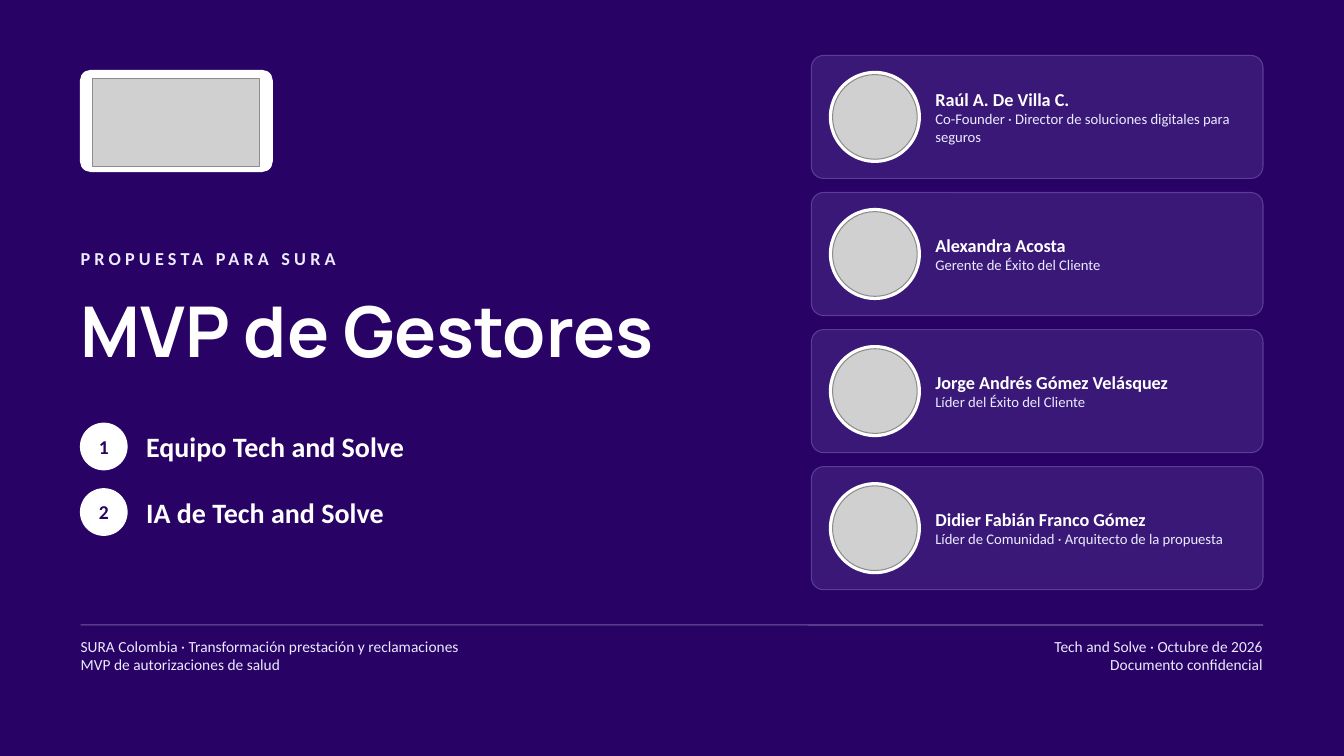
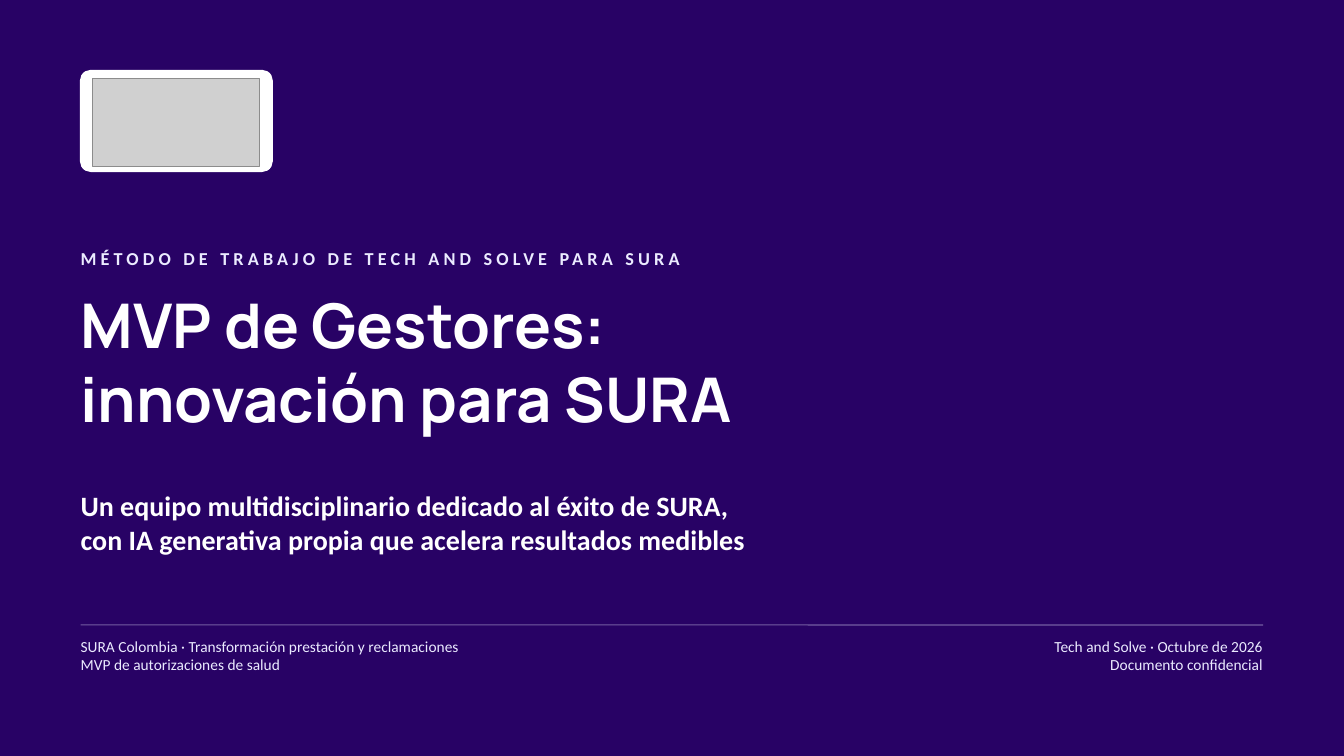
Before and after one commit to didierfrancogomez/propuestas, a slide deck: slide 1 of SURA/gestores-sura/metodologia-trabajo/Tech and Solve - Dinámica de trabajo del equipo.pptx. Drawn at 1344x756 pixels with LibreOffice and Linux fonts; fonts in the diff are those of the drawing; grey boxes stand for pictures. Boxes give left, top, right and bottom in pixels: in the first picture for what was removed or moved away, otherwise in the second. Text is boxed around its words. In the diff, an @@ line names an element or a change of style, - is before the commit and + after.

Commit message:
propuesta actualizada

```diff
--- a/SURA/gestores-sura/metodologia-trabajo/Tech and Solve - Dinámica de trabajo del equipo.pptx
+++ b/SURA/gestores-sura/metodologia-trabajo/Tech and Solve - Dinámica de trabajo del equipo.pptx
@@ rounded rectangle removed at <box>812,55,1263,178</box> @@
@@ ellipse removed at <box>830,72,921,162</box> @@
@@ picture removed at <box>833,75,918,159</box> @@
@@ text removed at <box>935,93,1230,145</box> @@
-Raúl A. De Villa C.
-Co-Founder · Director de soluciones digitales para seguros
@@ rounded rectangle removed at <box>812,193,1263,316</box> @@
@@ ellipse removed at <box>830,209,921,299</box> @@
@@ picture removed at <box>833,212,918,296</box> @@
@@ text removed at <box>935,239,1100,270</box> @@
-Alexandra Acosta
-Gerente de Éxito del Cliente
@@ text at <box>81,302,732,437</box>: text changed; size 50 to 44 pt @@
-MVP de Gestores
+MVP de Gestores:
+innovación para SURA
@@ text at <box>224,303,1146,652</box>: text changed @@
-PROPUESTA PARA SURA
+MÉTODO DE TRABAJO DE TECH AND SOLVE PARA SURA
@@ rounded rectangle removed at <box>812,330,1263,453</box> @@
@@ ellipse removed at <box>830,346,921,437</box> @@
@@ picture removed at <box>833,349,918,434</box> @@
@@ text removed at <box>935,376,1168,407</box> @@
-Jorge Andrés Gómez Velásquez
-Líder del Éxito del Cliente
@@ ellipse removed at <box>81,423,127,470</box> @@
@@ text removed at <box>99,441,109,454</box> @@
-1
@@ text removed at <box>146,437,404,462</box> @@
-Equipo Tech and Solve
@@ rounded rectangle removed at <box>812,467,1263,590</box> @@
@@ ellipse removed at <box>81,489,127,535</box> @@
@@ text added at <box>81,496,744,555</box>, 20 pt, text #FFFFFF, bold @@
+Un equipo multidisciplinario dedicado al éxito de SURA,
+con IA generativa propia que acelera resultados medibles
@@ text removed at <box>99,506,109,519</box> @@
-2
@@ text removed at <box>146,503,383,524</box> @@
-IA de Tech and Solve
@@ ellipse removed at <box>830,483,921,574</box> @@
@@ picture removed at <box>833,486,918,571</box> @@
@@ text removed at <box>935,513,1159,547</box> @@
-Didier Fabián Franco Gómez
-Líder de Comunidad · Arquitecto de la propuesta
```
Also in this commit, not shown: 5 other slides changed, 5 other files.
